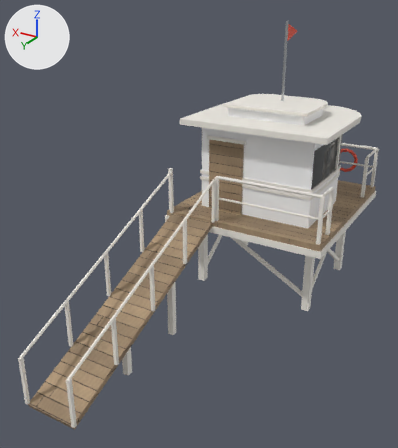
The glTF model public/assets/street/lifeguard_tower.gltf as it was, and as the next commit left it.
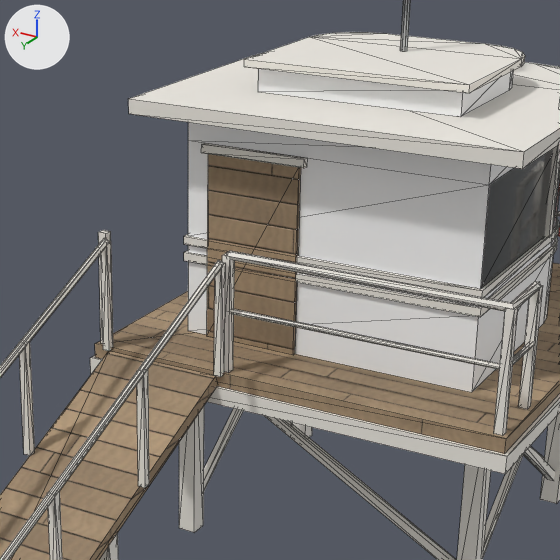
Old and new are each drawn whole from a camera (50 mm lens) standing at (-4.63, 11.23, 6.45) and looking at (0.43, 2.78, 2.22) and again close up on the part from 33% to 86% of the width and 18% to 65% of the height. Lighting does not change. The marker at upper left points along +X, +Y and +Z. The older version's two pictures come first. The close-ups show mesh edges as thin lines. Where no turn or scale is listed for an object, it has been applied to the vertices. Vertices at exactly the same position are counted once.

The scene before the commit, as lines of its bpy script (objects in view):
```python
me_lifeguard_tower_body = bpy.data.meshes.new('lifeguard_tower_body')
me_lifeguard_tower_body.from_pydata(...)  # 801 vertices, 1341 faces; spans x -1.78..1.78, y -2.03..6.43, z -0.08..5.81
# faces by material slot: [992, 36, 138, 30, 32, 113]
me_lifeguard_tower_body.materials.append(mat_white)  # white #f2eee6
me_lifeguard_tower_body.materials.append(mat_wood)
me_lifeguard_tower_body.materials.append(mat_paint)  # white #ffffff
me_lifeguard_tower_body.materials.append(mat_glass)  # black #141d22
me_lifeguard_tower_body.materials.append(mat_metal)  # light grey #c9ccce
me_lifeguard_tower_body.materials.append(mat_accent)  # red #e8553f
ob_lifeguard_tower_body = bpy.data.objects.new('lifeguard_tower_body', me_lifeguard_tower_body)
ob_lifeguard_tower_body.location = (0.0, 0.0, 0.0)
```
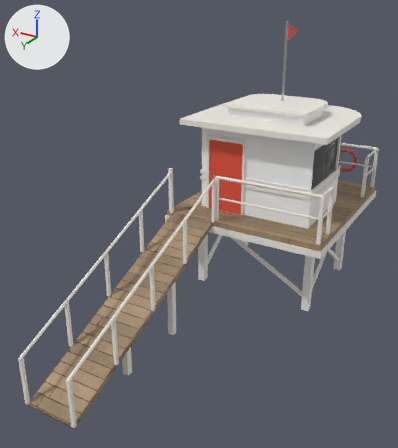
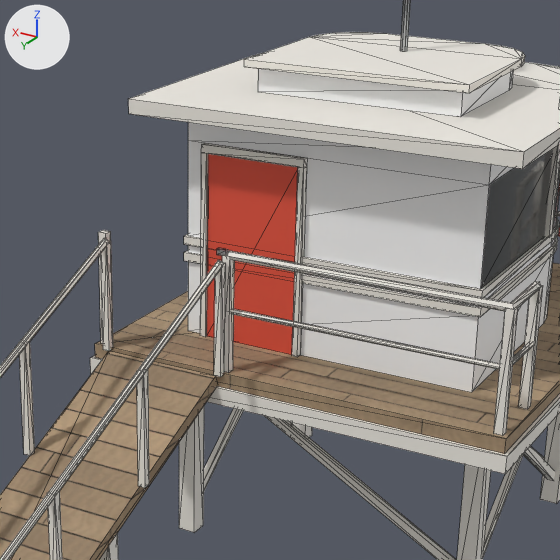
The change, as a list of edits to the scene's bpy script:
```text
Change me_lifeguard_tower_body:
    used by ob_lifeguard_tower_body; location = (0.0, 0.0, 0.0)
    remove me_lifeguard_tower_body.from_pydata(...)  # 801 vertices, 1341 faces; spans x -1.78..1.78, y -2.03..6.43, z -0.08..5.81
    add me_lifeguard_tower_body.from_pydata(...)  # 817 vertices, 1377 faces; spans x -1.78..1.78, y -2.03..6.43, z -0.08..5.81
    me_lifeguard_tower_body part 1: a new loose piece, a box spanning x 0.86..0.94, y 1.33..1.37, z 2.69..2.74, in mat_metal (light grey #c9ccce)
    me_lifeguard_tower_body part 2
    8 vertices are added at x 0.2..1.1, y 1.29..1.35, z 1.95..3.5
    24 new faces join them, mat_white (white #f2eee6)
    me_lifeguard_tower_body part 3: 12 faces spanning x 0.25..1.05, y 1.29..1.33, z 1.95..3.5 switch from mat_wood to mat_accent (red #e8553f)
```

Where the change shows, as pixel boxes [x1, y1, x2, y2] in the close-ups (560 x 560 px):
part 1 of me_lifeguard_tower_body, added: after [217, 247, 228, 256]
part 2 of me_lifeguard_tower_body, added: after [200, 153, 307, 357]
part 3 of me_lifeguard_tower_body, recoloured: [207, 154, 298, 355] in both
